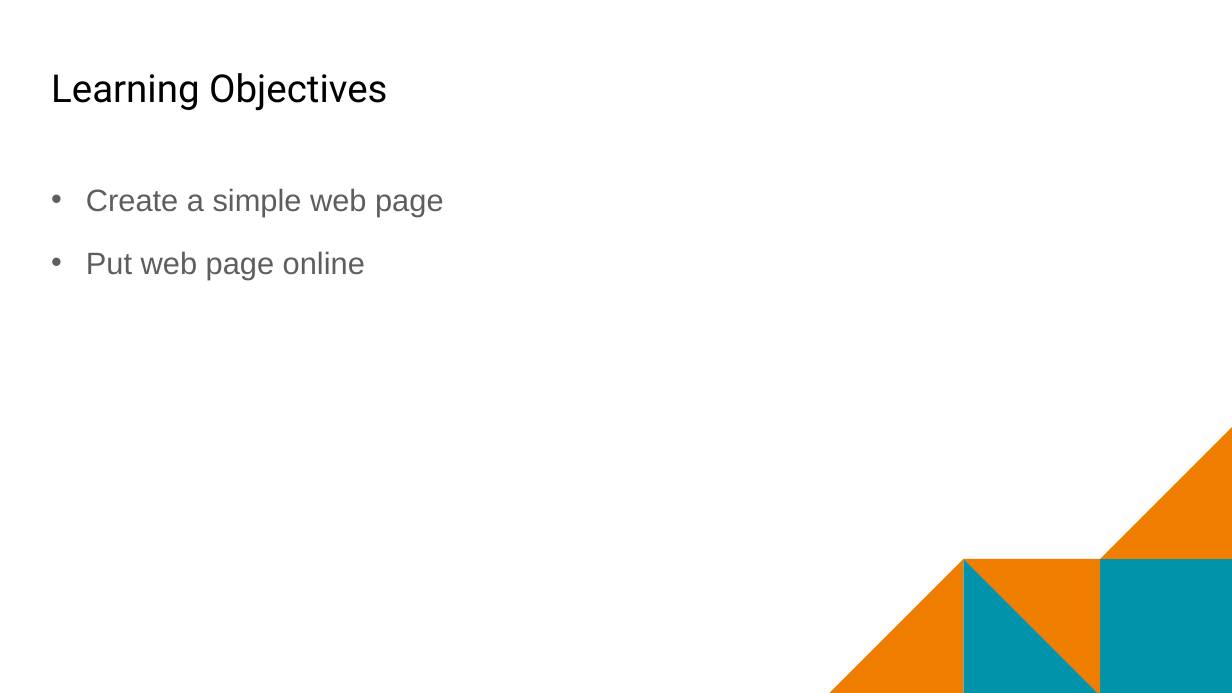
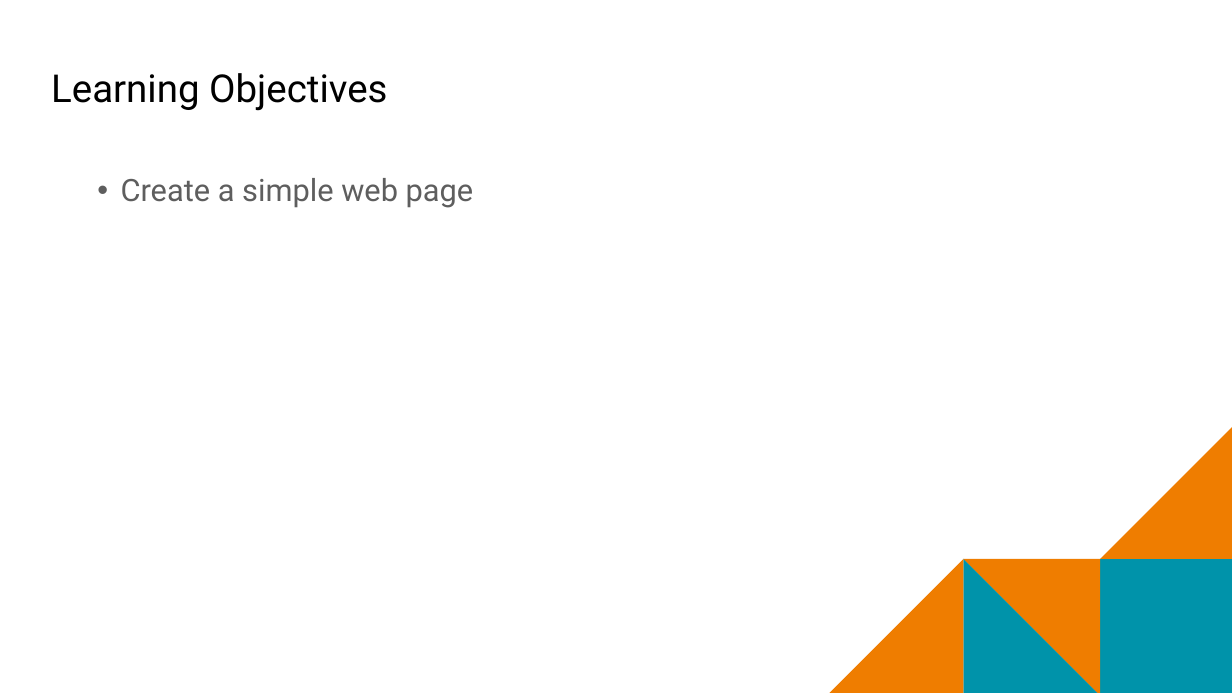
Before and after one commit to mr-eggleton/web-lit-core, a slide deck: slide 3 of final ppt/08-building-basic-pages.pptx. Drawn at 1232x693 pixels with LibreOffice and Linux fonts; fonts in the diff are those of the drawing; background and template pictures are left out. Boxes give left, top, right and bottom in pixels: in the first picture for what was removed or moved away, otherwise in the second. Text is boxed around its words. In the diff, an @@ line names an element or a change of style, - is before the commit and + after.

```diff
--- a/final ppt/08-building-basic-pages.pptx
+++ b/final ppt/08-building-basic-pages.pptx
@@ text "Create a simple web page" at (121,178,474,208): font Arial to Roboto; list level 1 to 2 in "Create a simple web page"; line spacing 1.15 to 0.9 @@
@@ text at (86,251,365,279): paragraph removed @@
-• Put web page online
```
Also in this commit, not shown: 7 other slides changed, 4 slides removed, 2 other files.
